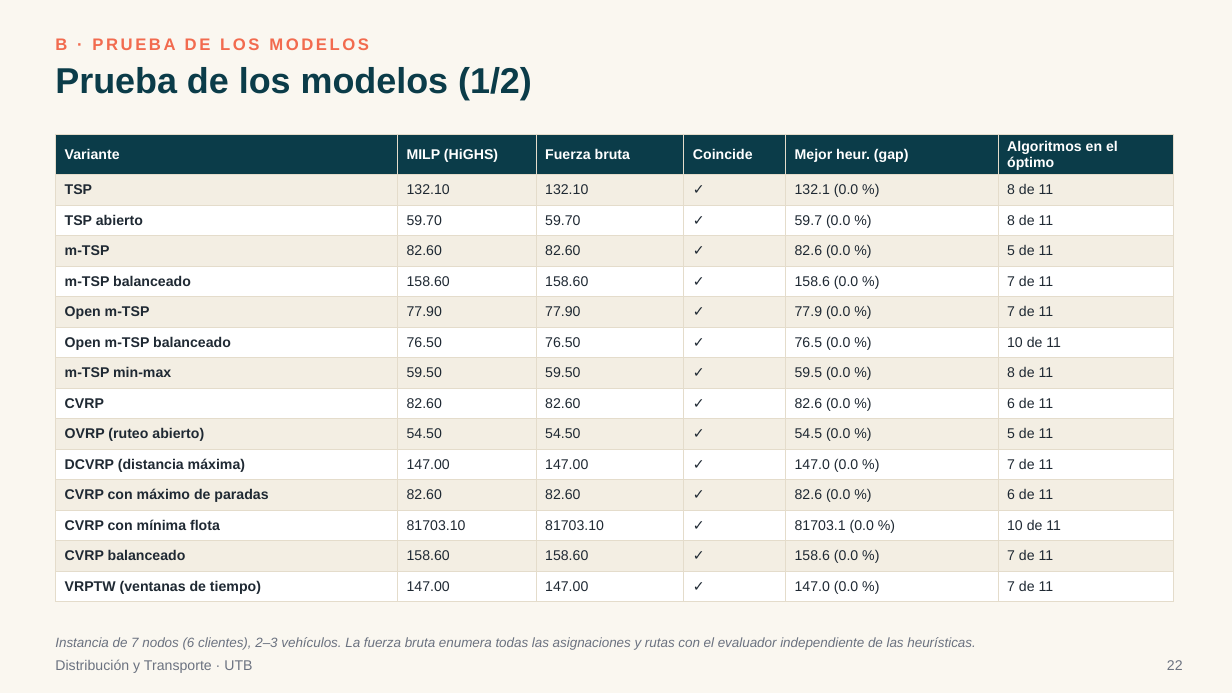
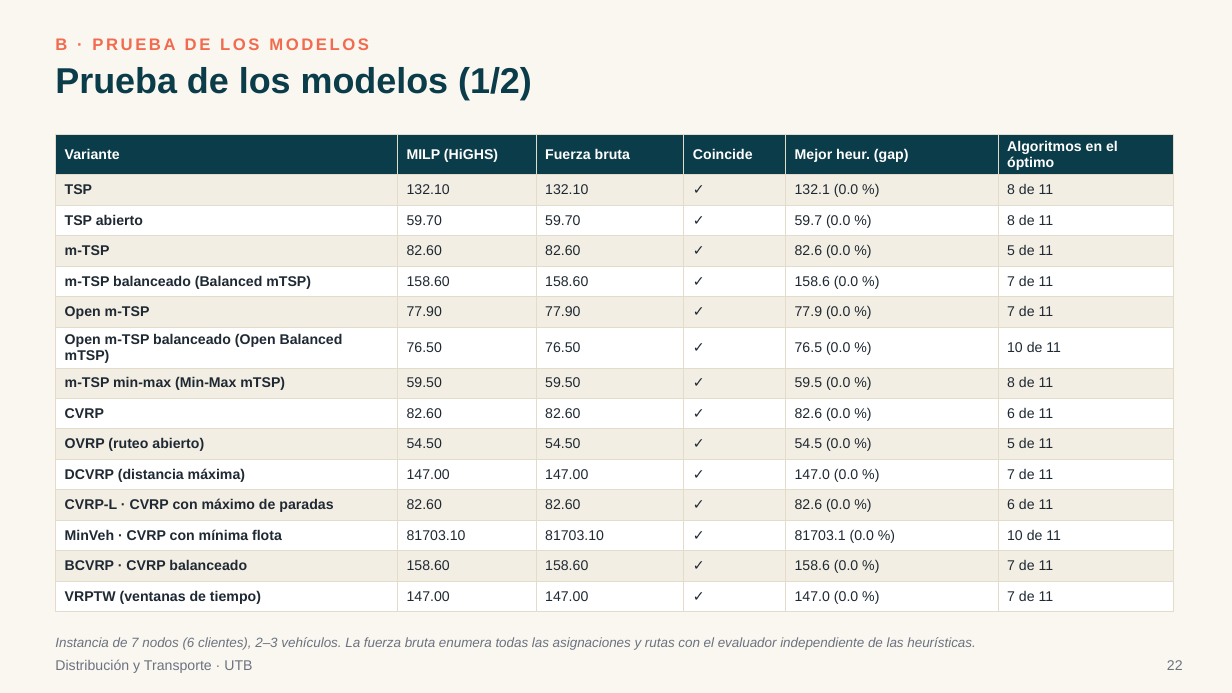
Before and after one commit to sebastianslg/grafosapp, a slide deck: slide 22 of Exposicion_Ruteo_de_Vehiculos.pptx. Drawn at 1232x693 pixels with LibreOffice and Linux fonts; fonts in the diff are those of the drawing. Boxes give left, top, right and bottom in pixels: in the first picture for what was removed or moved away, otherwise in the second. Text is boxed around its words. In the diff, an @@ line names an element or a change of style, - is before the commit and + after.

```diff
--- a/Exposicion_Ruteo_de_Vehiculos.pptx
+++ b/Exposicion_Ruteo_de_Vehiculos.pptx
@@ table at [55,134,1174,608] @@
-row 5, column 1: m-TSP balanceado
+row 5, column 1: m-TSP balanceado (Balanced mTSP)
-row 7, column 1: Open m-TSP balanceado
+row 7, column 1: Open m-TSP balanceado (Open Balanced mTSP)
-row 8, column 1: m-TSP min-max
+row 8, column 1: m-TSP min-max (Min-Max mTSP)
-row 12, column 1: CVRP con máximo de paradas
+row 12, column 1: CVRP-L · CVRP con máximo de paradas
-row 13, column 1: CVRP con mínima flota
+row 13, column 1: MinVeh · CVRP con mínima flota
-row 14, column 1: CVRP balanceado
+row 14, column 1: BCVRP · CVRP balanceado
```
Also in this commit, not shown: 7 other slides changed, 3 other files.
